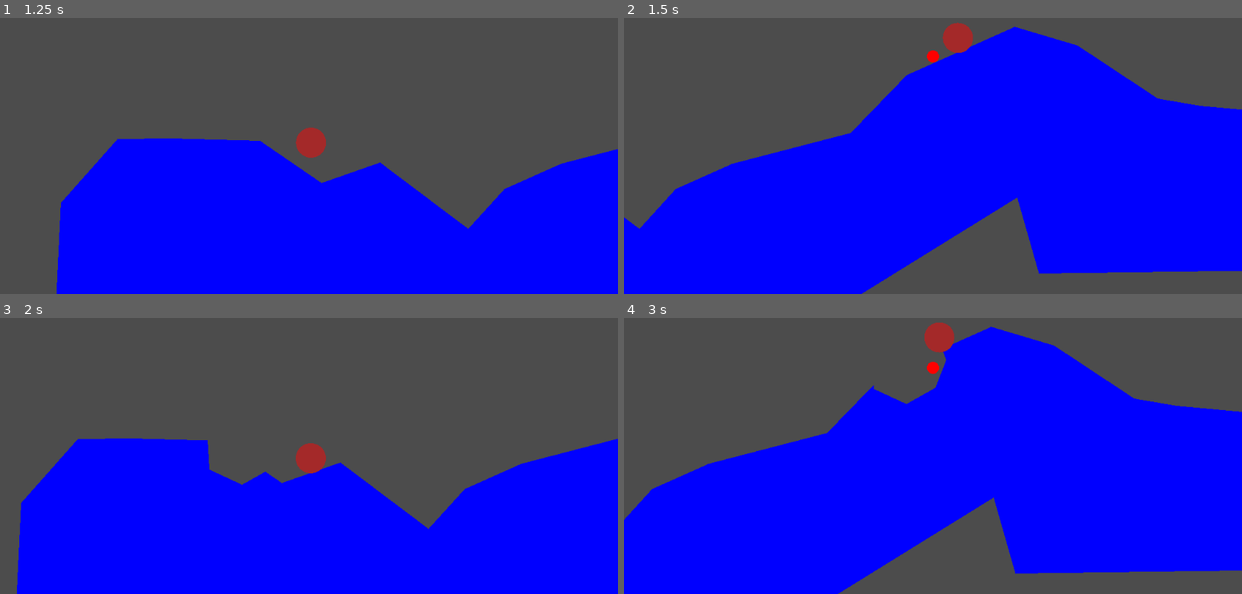
Above: before the commit, frames 1-4 (two rows, left to right).
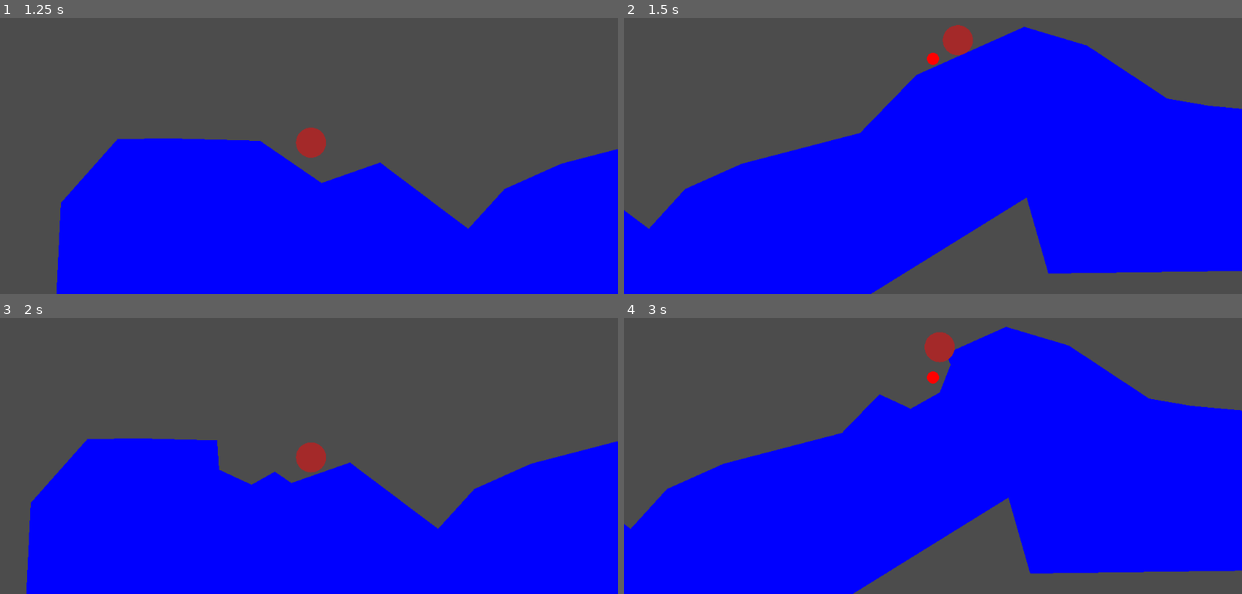
Above: after the commit, the same moments.

Repository: the-g-force/GGJ23
Game: Godot game, scene res://World/World.tscn
The game is run twice, just before and just after one commit, with the same random seed, the same clock (stepped at 60 frames per second) and the same inputs.
Inputs (mouse positions are in pixels of both pictures, inside the frame that each line leads up to):
- Up to frame 1 (1.25 s): move the mouse to (444, 95) at 0.52 s; hold D (p0_right) from 0.53 s (still down); hold Space (p0_shoot) from 0.53 s (still down)
- Up to frame 2 (1.5 s): keep holding D (p0_right); move the mouse to (809, 131) at 1.27 s; release Space (p0_shoot) at 1.28 s; tap Space (p0_shoot) at 1.35 s
- Up to frame 3 (2 s): keep holding D (p0_right)
- Up to frame 4 (3 s): move the mouse to (994, 334) at 2.02 s; release D (p0_right) at 2.03 s; hold A (p0_left) 2.03-2.78 s; hold Space (p0_shoot) 2.03-2.78 s; move the mouse to (902, 486) at 2.77 s; hold D (p0_right) from 2.78 s (still down); tap Space (p0_shoot) at 2.85 s

Frame 1 is identical in both runs. In frame 2, 2.9% of the frame differs, in the area x 0-100%, y 1-100%; in frame 3, 2.4%; in frame 4, 4.6%.

Commit message:
Use different inputs for each player

Diff:
--- a/project/Potato/Potato.gd
+++ b/project/Potato/Potato.gd
@@ -2,6 +2,7 @@
 
 signal fired(bullet)
 
+## Index of the controlling player (0-based)
 export var player_index := 0
 
 var active := false
@@ -19,7 +20,8 @@
 
 	$WeaponHinge.rotation = get_angle_to(get_global_mouse_position())
 
-	var direction := Input.get_axis("p0_left", "p0_right")
+	var action_prefix := "p%d_" % player_index
+	var direction := Input.get_axis(action_prefix + "left", action_prefix + "right")
 	var linear_velocity := Vector2(200*direction, 0)
 
 	# Only pull downward when in the air
--- a/project/project.godot
+++ b/project/project.godot
@@ -23,35 +23,37 @@
 p0_left={
 "deadzone": 0.5,
 "events": [ Object(InputEventKey,"resource_local_to_scene":false,"resource_name":"","device":0,"alt":false,"shift":false,"control":false,"meta":false,"command":false,"pressed":false,"scancode":65,"physical_scancode":0,"unicode":0,"echo":false,"script":null)
-, Object(InputEventKey,"resource_local_to_scene":false,"resource_name":"","device":0,"alt":false,"shift":false,"control":false,"meta":false,"command":false,"pressed":false,"scancode":16777231,"physical_scancode":0,"unicode":0,"echo":false,"script":null)
+, Object(InputEventJoypadMotion,"resource_local_to_scene":false,"resource_name":"","device":0,"axis":0,"axis_value":-1.0,"script":null)
  ]
 }
 p0_right={
 "deadzone": 0.5,
 "events": [ Object(InputEventKey,"resource_local_to_scene":false,"resource_name":"","device":0,"alt":false,"shift":false,"control":false,"meta":false,"command":false,"pressed":false,"scancode":68,"physical_scancode":0,"unicode":0,"echo":false,"script":null)
-, Object(InputEventKey,"resource_local_to_scene":false,"resource_name":"","device":0,"alt":false,"shift":false,"control":false,"meta":false,"command":false,"pressed":false,"scancode":16777233,"physical_scancode":0,"unicode":0,"echo":false,"script":null)
+, Object(InputEventJoypadMotion,"resource_local_to_scene":false,"resource_name":"","device":0,"axis":0,"axis_value":1.0,"script":null)
  ]
 }
 p0_shoot={
 "deadzone": 0.5,
 "events": [ Object(InputEventKey,"resource_local_to_scene":false,"resource_name":"","device":0,"alt":false,"shift":false,"control":false,"meta":false,"command":false,"pressed":false,"scancode":32,"physical_scancode":0,"unicode":0,"echo":false,"script":null)
+, Object(InputEventJoypadButton,"resource_local_to_scene":false,"resource_name":"","device":0,"button_index":0,"pressure":0.0,"pressed":false,"script":null)
  ]
 }
 p1_left={
 "deadzone": 0.5,
-"events": [ Object(InputEventKey,"resource_local_to_scene":false,"resource_name":"","device":0,"alt":false,"shift":false,"control":false,"meta":false,"command":false,"pressed":false,"scancode":65,"physical_scancode":0,"unicode":0,"echo":false,"script":null)
-, Object(InputEventKey,"resource_local_to_scene":false,"resource_name":"","device":0,"alt":false,"shift":false,"control":false,"meta":false,"command":false,"pressed":false,"scancode":16777231,"physical_scancode":0,"unicode":0,"echo":false,"script":null)
+"events": [ Object(InputEventKey,"resource_local_to_scene":false,"resource_name":"","device":0,"alt":false,"shift":false,"control":false,"meta":false,"command":false,"pressed":false,"scancode":16777231,"physical_scancode":0,"unicode":0,"echo":false,"script":null)
+, Object(InputEventJoypadMotion,"resource_local_to_scene":false,"resource_name":"","device":1,"axis":0,"axis_value":-1.0,"script":null)
  ]
 }
 p1_right={
 "deadzone": 0.5,
-"events": [ Object(InputEventKey,"resource_local_to_scene":false,"resource_name":"","device":0,"alt":false,"shift":false,"control":false,"meta":false,"command":false,"pressed":false,"scancode":68,"physical_scancode":0,"unicode":0,"echo":false,"script":null)
-, Object(InputEventKey,"resource_local_to_scene":false,"resource_name":"","device":0,"alt":false,"shift":false,"control":false,"meta":false,"command":false,"pressed":false,"scancode":16777233,"physical_scancode":0,"unicode":0,"echo":false,"script":null)
+"events": [ Object(InputEventKey,"resource_local_to_scene":false,"resource_name":"","device":0,"alt":false,"shift":false,"control":false,"meta":false,"command":false,"pressed":false,"scancode":16777233,"physical_scancode":0,"unicode":0,"echo":false,"script":null)
+, Object(InputEventJoypadMotion,"resource_local_to_scene":false,"resource_name":"","device":1,"axis":0,"axis_value":1.0,"script":null)
  ]
 }
 p1_shoot={
 "deadzone": 0.5,
 "events": [ Object(InputEventKey,"resource_local_to_scene":false,"resource_name":"","device":0,"alt":false,"shift":false,"control":false,"meta":false,"command":false,"pressed":false,"scancode":32,"physical_scancode":0,"unicode":0,"echo":false,"script":null)
+, Object(InputEventJoypadButton,"resource_local_to_scene":false,"resource_name":"","device":1,"button_index":0,"pressure":0.0,"pressed":false,"script":null)
  ]
 }
 
